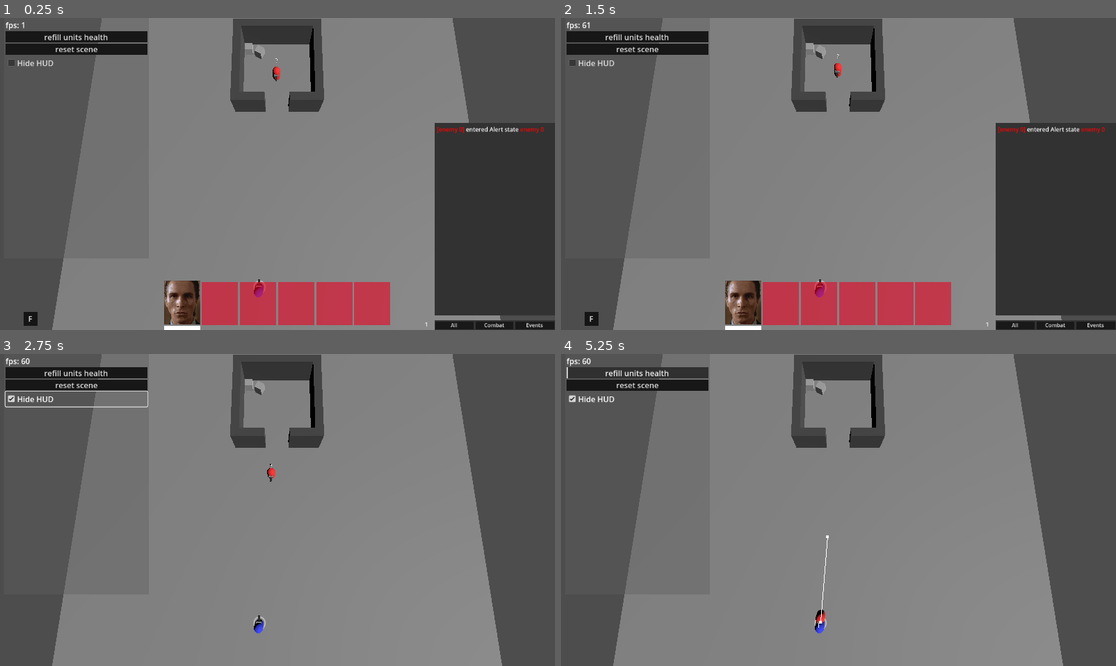
Above: before the commit, frames 1-4 (two rows, left to right).
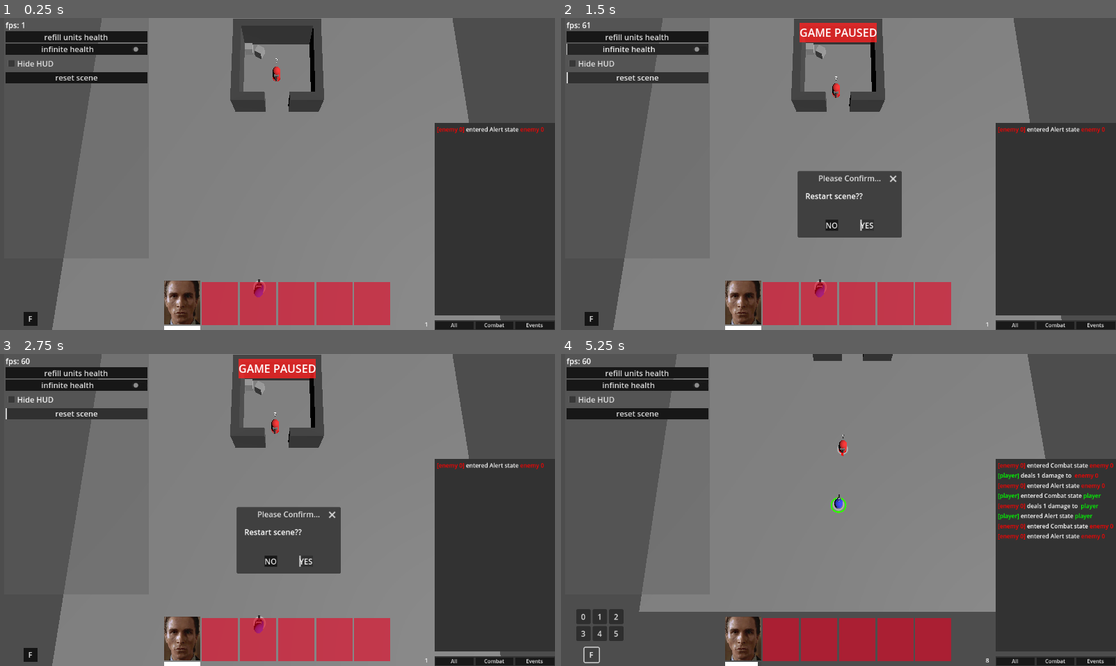
Above: after the commit, the same moments.

Repository: AAncapo/godot-rtwp
Game: Godot game, scene res://world.tscn
Same seed, same stepped clock (60 frames per second), same inputs: the game is played once before the commit and once after it.
Inputs (mouse positions are in pixels of both pictures, inside the frame that each line leads up to):
- Up to frame 1 (0.25 s): no input
- Up to frame 2 (1.5 s): click "reset scene" at 0.5 s; click (638, 49) at 1.25 s, where only the run after the commit has a clickable "infinite health"
- Up to frame 3 (2.75 s): click "Hide HUD" at 2 s
- Up to frame 4 (5.25 s): click (832, 559) at 2.75 s, where only the run after the commit has a clickable "NO"; click "refill units health" at 3.5 s; click (744, 637) at 4.27 s; click (594, 653) at 5 s, where only the run after the commit has a clickable "F"

The runs differ from the first frame. In frame 1, 1.1% of the frame differs, in the area x 1-51%, y 9-21%; in frame 2, 6.0%; in frame 3, 26%; in frame 4, 34%, in the area x 1-100%, y 0-100%.

Commit message:
Fixed combat-state!
# fixed bug in combat state where characters ignored the stopping distance declared
# characers now start attacking when Idle or Wander if another unit starts attacking them
# added infinite-hp(Character.damageable) and confirmation dialog for reset_scene in debug console
# "fixed" char selection indicator not showing correct color (i didn't configured it at the timexd)

Diff:
--- a/characters/ai/state_machine/state.gd
+++ b/characters/ai/state_machine/state.gd
@@ -10,7 +10,7 @@
 
 var target_char: Character
 var target_pos: Vector3
-var rungun: bool
+var rungun: bool = true
 
 func enter():
 	pass
--- a/characters/ai/state_machine/state_alert.gd
+++ b/characters/ai/state_machine/state_alert.gd
@@ -10,7 +10,7 @@
 	last_target_pos = target_char.global_position
 
 
-func update(delta:float):
+func update(_delta:float):
 	if !target_char || target_char.is_dead:
 		return
 
@@ -22,7 +22,7 @@
 		changed.emit('combat')
 
 
-func update_physics(delta:float):
+func update_physics(_delta:float):
 	mov.move_to(last_target_pos)
 
 	## move to last known target position
--- a/characters/ai/state_machine/state_combat.gd
+++ b/characters/ai/state_machine/state_combat.gd
@@ -4,7 +4,7 @@
 var wait_time:float
 
 func enter():
-	mov.move_speed = _char.alert_spd
+	mov.move_speed = _char.walk_spd
 	_char.safe_dist = _char.optimal_hr
 
 	wait_time = 2.0
@@ -25,12 +25,13 @@
 		return
 
 	# checking if can attack
-	if _char.at_range_from(target_char):
-		if da.is_inside_fov(target_char):
-			if wpn_ctrl.pointing_at_target(target_char):
-				wpn_ctrl.attack(delta)
-	else:
-		changed.emit('alert')
+	if _char.at_range_from(target_char) && da.is_inside_fov(target_char):
+		if wpn_ctrl.pointing_at_target(target_char):
+			wpn_ctrl.attack(delta)
+	elif !da.is_inside_fov(target_char):
+		wait_time -= delta
+		if wait_time < 0:
+			changed.emit('alert')
 
 
 func update_physics(delta:float):
--- a/characters/char_ai.gd
+++ b/characters/char_ai.gd
@@ -89,7 +89,6 @@
 		target_char = null
 
 
-############# AI ENABLED ONLY #############
 func _on_detection_area_body_entered(body):
 	if target_char:
 		return
@@ -102,7 +101,11 @@
 	if ai_enabled && _char.is_enemy(body):
 		if target_char && target_char==body:
 			pass
-#			target_char = null
-			## WANDER ##
-#			stateMachine.current_state.changed.emit('wander')
-###########################################
+
+
+func _on_character_damaged(attacker, _cur_hp, _max_hp):
+	if (stateMachine.current_state.name != 'combat'
+	|| stateMachine.current_state.name != 'move'
+	|| stateMachine.current_state.name != 'alert'):
+		if attacker:
+			_char.target = attacker
--- a/characters/char_gui.gd
+++ b/characters/char_gui.gd
@@ -1,7 +1,7 @@
 extends Node3D
 
 @onready var char_name: Label3D = $char_name
-@onready var selindicator = $selection_indicator
+@onready var selindicator: MeshInstance3D = $selection_indicator
 @onready var detectRadius = $detection_radius
 @onready var hr: MeshInstance3D = $hitrange_indicator
 @onready var head_hp = $head_healthbar
@@ -10,6 +10,7 @@
 
 
 func _ready():
+#	$selection_indicator.get_surface_override_material(0).set_shader_parameter('color',)
 	selindicator.hide()
 	GameEvents.hover_target.connect(__on_target_hover)
 
@@ -47,7 +48,7 @@
 func _on_character_deselect_as_target():
 	_on_character_deselected()
 
-func _on_character_damaged(current_health,max_health):
+func _on_character_damaged(_attacker,current_health,max_health):
 	update_head_healthbar(current_health,max_health)
 
 
--- a/characters/character.gd
+++ b/characters/character.gd
@@ -1,7 +1,7 @@
 extends Unit
 class_name Character
 
-signal damaged(cur_hp,max_hp)
+signal damaged(attacker,cur_hp,max_hp)
 
 ## Base ##
 var is_dead = false
@@ -34,17 +34,20 @@
 
 @onready var mov: CharacterMovement = $CharacterAI/Movement
 
+var damageable:bool = true
 
 func _ready():
 	top_level = true #por alguna razon desde que movi la posicion de Players en playerteam se jodio la rotacion cuando se mueven y esto lo arregla :|
-	damaged.emit(current_health,max_health)
+	damaged.emit(null,current_health,max_health)
 	$Body/MeshInstance3D.get_surface_override_material(0).albedo_color = team_color
 	set_gui_indicators()
 
 
 func take_damage(_owner:Character, dmg:float):
+	if !damageable:
+		return
 	current_health -= dmg
-	damaged.emit(current_health,max_health)
+	damaged.emit(_owner,current_health,max_health)
 	GameEvents.update_clg.emit(_owner,str('deals ',dmg,' damage to '),self)
 	GameEvents.update_char_ui.emit(self)
 	if current_health <= 0:
--- a/characters/character.tscn
+++ b/characters/character.tscn
@@ -157,6 +157,7 @@
 
 [node name="selection_indicator" type="MeshInstance3D" parent="GUI"]
 transform = Transform3D(2, 0, 0, 0, -8.74228e-08, 2, 0, -2, -8.74228e-08, 0, 0.02, 0)
+visible = false
 mesh = SubResource("QuadMesh_ptx2w")
 surface_material_override/0 = ExtResource("14_e0hy3")
 
@@ -213,6 +214,7 @@
 debug_enabled = true
 debug_use_custom = true
 
+[connection signal="damaged" from="." to="CharacterAI" method="_on_character_damaged"]
 [connection signal="damaged" from="." to="GUI" method="_on_character_damaged"]
 [connection signal="deselect_as_target" from="." to="GUI" method="_on_character_deselect_as_target"]
 [connection signal="deselected" from="." to="GUI" method="_on_character_deselected"]
--- a/characters/enemy.tscn
+++ b/characters/enemy.tscn
@@ -38,10 +38,10 @@
 [sub_resource type="ShaderMaterial" id="ShaderMaterial_e4mx1"]
 resource_local_to_scene = true
 render_priority = 0
-shader = SubResource("Shader_xfgd1")
+shader = SubResource("Shader_n46lp")
 shader_parameter/size = 1.0
 shader_parameter/width = 0.2
-shader_parameter/_color = Color(1, 1, 1, 0.72549)
+shader_parameter/_color = Color(1, 0.113725, 0.113725, 0.980392)
 
 [sub_resource type="ShaderMaterial" id="ShaderMaterial_yw6xd"]
 resource_local_to_scene = true
@@ -69,6 +69,9 @@
 [node name="head_healthbar" parent="GUI" index="3"]
 surface_material_override/0 = SubResource("ShaderMaterial_yw6xd")
 
+[node name="hitrange_indicator" parent="GUI" index="4"]
+visible = true
+
 [node name="detection_radius" parent="GUI" index="5"]
 surface_material_override/0 = SubResource("ShaderMaterial_e4mx1")
 
--- /dev/null
+++ b/characters/materials/player_sel_shadermaterial.tres
@@ -0,0 +1,34 @@
+[gd_resource type="ShaderMaterial" load_steps=2 format=3 uid="uid://b2f663tn0ni80"]
+
+[sub_resource type="Shader" id="Shader_3aqat"]
+code = "//https://godotshaders.com/shader/focus-circle-ring/
+shader_type spatial;
+render_mode unshaded, cull_disabled, depth_draw_opaque;
+
+uniform float size = 1.0;
+uniform float width = 0.2;
+//uniform vec4 inner_color: source_color;
+//uniform vec4 outer_color: source_color;
+uniform vec4 _color: source_color;
+
+void fragment() {
+	ALPHA = 0.0;
+	vec2 center = vec2(0.5);
+	float d = distance(UV, center);
+	float h = size * 0.5;
+	float l = h - (width * 0.5);
+	if (d <= h && d > l) {
+		vec4 color = _color;
+		//mix(inner_color, outer_color, smoothstep(l, h, d));
+		ALPHA = color.a;
+		ALBEDO = color.rgb;
+	}
+}"
+
+[resource]
+resource_local_to_scene = true
+render_priority = 0
+shader = SubResource("Shader_3aqat")
+shader_parameter/size = 1.0
+shader_parameter/width = 0.2
+shader_parameter/_color = Color(0.196078, 0.972549, 0, 0.980392)
--- a/characters/player.tscn
+++ b/characters/player.tscn
@@ -1,6 +1,7 @@
-[gd_scene load_steps=8 format=3 uid="uid://dtplyp01mp17"]
+[gd_scene load_steps=7 format=3 uid="uid://dtplyp01mp17"]
 
 [ext_resource type="PackedScene" uid="uid://cimvhs5v3ifve" path="res://characters/character.tscn" id="1_csmnv"]
+[ext_resource type="Material" uid="uid://b2f663tn0ni80" path="res://characters/materials/player_sel_shadermaterial.tres" id="2_74bh0"]
 [ext_resource type="Shader" path="res://characters/progress_bar_3d.gdshader" id="2_eseoq"]
 
 [sub_resource type="SphereShape3D" id="SphereShape3D_8766x"]
@@ -9,41 +10,7 @@
 [sub_resource type="StandardMaterial3D" id="StandardMaterial3D_4fyg4"]
 resource_local_to_scene = true
 
-[sub_resource type="Shader" id="Shader_6rxkf"]
-resource_local_to_scene = true
-code = "//https://godotshaders.com/shader/focus-circle-ring/
-shader_type spatial;
-render_mode unshaded, cull_disabled, depth_draw_opaque;
-
-uniform float size = 1.0;
-uniform float width = 0.2;
-//uniform vec4 inner_color: source_color;
-//uniform vec4 outer_color: source_color;
-uniform vec4 _color: source_color;
-
-void fragment() {
-	ALPHA = 0.0;
-	vec2 center = vec2(0.5);
-	float d = distance(UV, center);
-	float h = size * 0.5;
-	float l = h - (width * 0.5);
-	if (d <= h && d > l) {
-		vec4 color = _color;
-		//mix(inner_color, outer_color, smoothstep(l, h, d));
-		ALPHA = color.a;
-		ALBEDO = color.rgb;
-	}
-}"
-
-[sub_resource type="ShaderMaterial" id="ShaderMaterial_h6frq"]
-resource_local_to_scene = true
-render_priority = 0
-shader = SubResource("Shader_6rxkf")
-shader_parameter/size = 1.0
-shader_parameter/width = 0.2
-shader_parameter/_color = Color(0, 0.858824, 0, 1)
-
-[sub_resource type="ShaderMaterial" id="ShaderMaterial_nivk7"]
+[sub_resource type="ShaderMaterial" id="ShaderMaterial_mxb8c"]
 resource_local_to_scene = true
 render_priority = 0
 shader = ExtResource("2_eseoq")
@@ -62,10 +29,13 @@
 [node name="MeshInstance3D" parent="Body" index="0"]
 surface_material_override/0 = SubResource("StandardMaterial3D_4fyg4")
 
-[node name="SelectionIndicator" parent="GUI" index="0"]
-surface_material_override/0 = SubResource("ShaderMaterial_h6frq")
+[node name="selection_indicator" parent="GUI" index="0"]
+surface_material_override/0 = ExtResource("2_74bh0")
 
-[node name="HealthBar" parent="GUI" index="3"]
-surface_material_override/0 = SubResource("ShaderMaterial_nivk7")
+[node name="head_healthbar" parent="GUI" index="3"]
+surface_material_override/0 = SubResource("ShaderMaterial_mxb8c")
+
+[node name="detection_radius" parent="GUI" index="5"]
+surface_material_override/0 = ExtResource("2_74bh0")
 
 [editable path="CharacterAI/WeaponController"]
--- a/debug_console.gd
+++ b/debug_console.gd
@@ -10,9 +10,24 @@
 
 
 func _on_reset_pressed():
-	get_tree().reload_current_scene()
+	get_tree().paused = true
+	$VBoxContainer/reset/reset_confirm_dialog.show()
 
 func _on_refill_hp_pressed():
 	var units = get_tree().get_nodes_in_group('units') as Array[Character]
 	for u in units:
 		u.current_health = u.max_health
+
+
+func _on_reset_confirm_dialog_confirmed():
+	get_tree().paused = false
+	get_tree().reload_current_scene()
+
+func _on_reset_confirm_dialog_canceled():
+	get_tree().paused = false
+
+
+func _on_infinite_hp_toggled(button_pressed):
+	var units = get_tree().get_nodes_in_group('units') as Array[Character]
+	for u in units:
+		u.damageable = !button_pressed
--- a/ui/hud/hud.gd
+++ b/ui/hud/hud.gd
@@ -1,7 +1,7 @@
 extends Control
 class_name HUD
 
-@onready var char_cards = $PlayersControl/VBoxContainer/CharacterCards.get_children()
+@onready var char_cards = %CharacterCards.get_children()
 @onready var formEditor = $FormationsButton/FormationEditor
 
 
@@ -21,7 +21,7 @@
 
 
 func _on_player_team_added_player(unit):
-	#add reference to character cards
+	# add reference to character cards
 	for card in char_cards:
 		if card._char == null:
 			card._char = unit
--- a/ui/hud/hud.tscn
+++ b/ui/hud/hud.tscn
@@ -1,11 +1,11 @@
-[gd_scene load_steps=13 format=3 uid="uid://bxsxmqyq2sivw"]
+[gd_scene load_steps=13 format=3 uid="uid://cwk70us4lgjef"]
 
 [ext_resource type="Script" path="res://ui/hud/hud.gd" id="1_awdab"]
 [ext_resource type="PackedScene" uid="uid://br0m6tlibup2j" path="res://ui/hud/character_card.tscn" id="2_ntgp2"]
 [ext_resource type="PackedScene" path="res://ui/hud/form_select_btn.tscn" id="2_uegl4"]
 [ext_resource type="Script" path="res://ui/hud/hud_log_.gd" id="3_acuy0"]
 [ext_resource type="Script" path="res://ui/hud/hud_log_page.gd" id="4_t0typ"]
-[ext_resource type="Theme" uid="uid://q7j70qmrb65x" path="res://ui/hud/hud_modern_theme.tres" id="5_k372f"]
+[ext_resource type="Theme" uid="uid://q7j70qmrb65x" path="res://ui/themes/hud_modern_theme.tres" id="5_k372f"]
 
 [sub_resource type="StyleBoxFlat" id="StyleBoxFlat_stiqf"]
 bg_color = Color(0.0823529, 0.0823529, 0.0823529, 1)
@@ -78,7 +78,7 @@
 anchor_right = 0.5
 anchor_bottom = 1.0
 offset_left = -250.0
-offset_top = -162.0
+offset_top = -120.0
 offset_right = 250.0
 grow_horizontal = 2
 grow_vertical = 0
@@ -98,6 +98,7 @@
 mouse_filter = 2
 
 [node name="CharacterCards" type="HBoxContainer" parent="PlayersControl/VBoxContainer"]
+unique_name_in_owner = true
 custom_minimum_size = Vector2(200, 100)
 layout_mode = 2
 size_flags_horizontal = 4
@@ -158,30 +159,36 @@
 columns = 3
 
 [node name="FormSelectBtn" parent="FormationsButton/FormationEditor/GridContainer" instance=ExtResource("2_uegl4")]
+custom_minimum_size = Vector2(30, 30)
 layout_mode = 2
 text = "0"
 
 [node name="FormSelectBtn2" parent="FormationsButton/FormationEditor/GridContainer" instance=ExtResource("2_uegl4")]
+custom_minimum_size = Vector2(30, 30)
 layout_mode = 2
 text = "1"
 form_index = 1
 
 [node name="FormSelectBtn3" parent="FormationsButton/FormationEditor/GridContainer" instance=ExtResource("2_uegl4")]
+custom_minimum_size = Vector2(30, 30)
 layout_mode = 2
 text = "2"
 form_index = 2
 
 [node name="FormSelectBtn4" parent="FormationsButton/FormationEditor/GridContainer" instance=ExtResource("2_uegl4")]
+custom_minimum_size = Vector2(30, 30)
 layout_mode = 2
 text = "3"
 form_index = 3
 
 [node name="FormSelectBtn5" parent="FormationsButton/FormationEditor/GridContainer" instance=ExtResource("2_uegl4")]
+custom_minimum_size = Vector2(30, 30)
 layout_mode = 2
 text = "4"
 form_index = 4
 
 [node name="FormSelectBtn6" parent="FormationsButton/FormationEditor/GridContainer" instance=ExtResource("2_uegl4")]
+custom_minimum_size = Vector2(30, 30)
 layout_mode = 2
 text = "5"
 form_index = 5
--- a/world.tscn
+++ b/world.tscn
@@ -1,14 +1,14 @@
-[gd_scene load_steps=29 format=3 uid="uid://b8dolup07qmam"]
+[gd_scene load_steps=29 format=3 uid="uid://drj02j3p1ncdt"]
 
 [ext_resource type="Script" path="res://input_manager.gd" id="1_ko6fh"]
 [ext_resource type="PackedScene" uid="uid://co07r7ktfvc1p" path="res://unit_selection_system/selection_sys.tscn" id="2_pa5tv"]
 [ext_resource type="Script" path="res://camera.gd" id="3_7oabq"]
-[ext_resource type="Theme" uid="uid://q7j70qmrb65x" path="res://ui/hud/hud_modern_theme.tres" id="4_3g4e1"]
+[ext_resource type="Theme" uid="uid://q7j70qmrb65x" path="res://ui/themes/hud_modern_theme.tres" id="4_snadx"]
 [ext_resource type="Script" path="res://player_team.gd" id="5_3bb4d"]
 [ext_resource type="Texture2D" uid="uid://5rqjwl3yaoqs" path="res://characters/portraits/Bale.jpg" id="5_f0ihv"]
 [ext_resource type="Texture2D" uid="uid://86aycy8chjb8" path="res://characters/portraits/No Old Man.jpg" id="6_6vbr5"]
 [ext_resource type="PackedScene" path="res://characters/Formations.tscn" id="6_56u2j"]
-[ext_resource type="PackedScene" uid="uid://bxsxmqyq2sivw" path="res://ui/hud/hud.tscn" id="6_goi0v"]
+[ext_resource type="PackedScene" uid="uid://cwk70us4lgjef" path="res://ui/hud/hud.tscn" id="6_goi0v"]
 [ext_resource type="Texture2D" uid="uid://dka1bxqtoamfm" path="res://characters/portraits/Mike.jpg" id="7_s6oam"]
 [ext_resource type="Texture2D" uid="uid://cn67obdpe5atn" path="res://characters/portraits/Ryan.PNG" id="8_ef1ag"]
 [ext_resource type="Texture2D" uid="uid://bha3o4hdrfjhm" path="res://characters/portraits/Tony.jpg" id="9_c8wmh"]
@@ -106,20 +106,33 @@
 custom_minimum_size = Vector2(150, 15)
 layout_mode = 2
 size_flags_horizontal = 5
-theme = ExtResource("4_3g4e1")
+theme = ExtResource("4_snadx")
 text = "refill units health"
+
+[node name="infinite_hp" type="CheckButton" parent="debug_console/VBoxContainer"]
+layout_mode = 2
+theme = ExtResource("4_snadx")
+text = "infinite health"
+alignment = 1
+
+[node name="hide_hud" type="CheckBox" parent="debug_console/VBoxContainer"]
+layout_mode = 2
+size_flags_horizontal = 5
+text = "Hide HUD"
 
 [node name="reset" type="Button" parent="debug_console/VBoxContainer"]
 custom_minimum_size = Vector2(200, 10)
 layout_mode = 2
 size_flags_horizontal = 5
-theme = ExtResource("4_3g4e1")
+theme = ExtResource("4_snadx")
 text = "reset scene"
 
-[node name="hide_hud" type="CheckBox" parent="debug_console/VBoxContainer"]
-layout_mode = 2
-size_flags_horizontal = 5
-text = "Hide HUD"
+[node name="reset_confirm_dialog" type="ConfirmationDialog" parent="debug_console/VBoxContainer/reset"]
+process_mode = 3
+position = Vector2i(500, 350)
+ok_button_text = "YES"
+dialog_text = "Restart scene??"
+cancel_button_text = "NO"
 
 [node name="HUD" parent="." instance=ExtResource("6_goi0v")]
 unique_name_in_owner = true
@@ -243,8 +256,11 @@
 
 [connection signal="command_units" from="SelectionSys" to="PlayerTeam" method="_on_selection_sys_command_units"]
 [connection signal="pressed" from="debug_console/VBoxContainer/refill_hp" to="debug_console" method="_on_refill_hp_pressed"]
+[connection signal="toggled" from="debug_console/VBoxContainer/infinite_hp" to="debug_console" method="_on_infinite_hp_toggled"]
+[connection signal="toggled" from="debug_console/VBoxContainer/hide_hud" to="debug_console" method="_on_hide_hud_toggled"]
 [connection signal="pressed" from="debug_console/VBoxContainer/reset" to="debug_console" method="_on_reset_pressed"]
-[connection signal="toggled" from="debug_console/VBoxContainer/hide_hud" to="debug_console" method="_on_hide_hud_toggled"]
+[connection signal="canceled" from="debug_console/VBoxContainer/reset/reset_confirm_dialog" to="debug_console" method="_on_reset_confirm_dialog_canceled"]
+[connection signal="confirmed" from="debug_console/VBoxContainer/reset/reset_confirm_dialog" to="debug_console" method="_on_reset_confirm_dialog_confirmed"]
 [connection signal="added_player" from="PlayerTeam" to="HUD" method="_on_player_team_added_player"]
 [connection signal="player_team_initialized" from="PlayerTeam" to="EnemyTeam" method="_on_player_team_player_team_initialized"]
 [connection signal="removed_player" from="PlayerTeam" to="HUD" method="_on_player_team_removed_player"]
Not shown: 1 places in characters/enemy.tscn that only renumber resources
Renamed: ui/hud/hud_modern_theme.tres -> ui/themes/hud_modern_theme.tres
